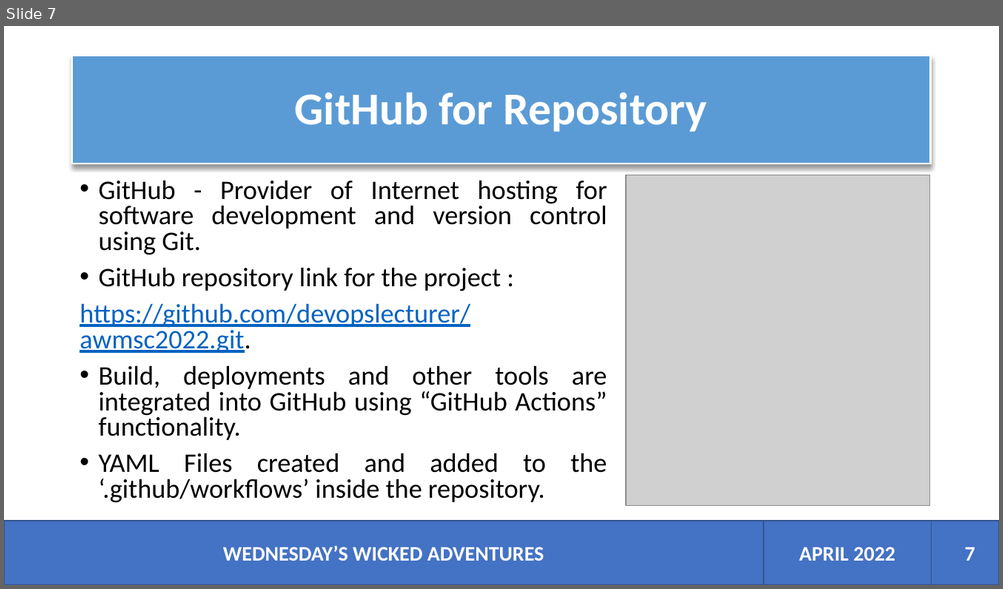
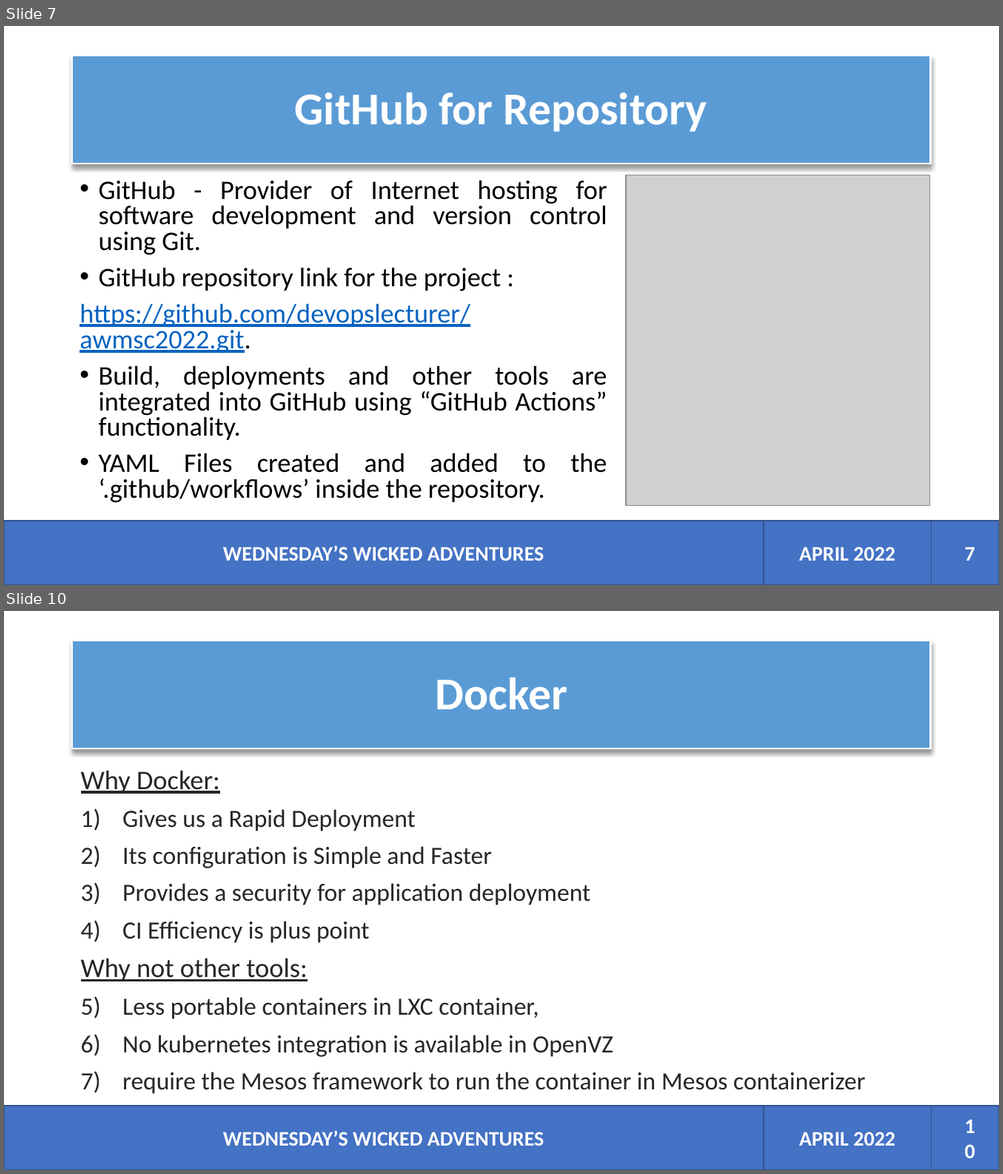
Before and after one commit to devopslecturer/awmsc2022, a slide deck: Wicked Adventures.pptx. Shown one above the other, each under a label of ours: slide 7 before the commit, slides 7 and 10 after it; the slides between them are not shown. The pictures are 1003x589 and 1003x1174 pixels, drawn with LibreOffice and Linux fonts; fonts in the diff are those of the drawing; grey boxes stand for pictures. Boxes give left, top, right and bottom in pixels: in the first picture for what was removed or moved away, otherwise in the second. Text is boxed around its words. In the diff, an @@ line names an element or a change of style, - is before the commit and + after.

```diff
--- a/Wicked Adventures.pptx
+++ b/Wicked Adventures.pptx
@@ slide 10 added at (x1=4, y1=611, x2=999, y2=1170), background #FFFFFF @@
@@ title added at (x1=73, y1=641, x2=930, y2=749), fill #5B9BD5, outline #FFFFFF 1.5 pt, 44 pt, text #FFFFFF, bold @@
+Docker
@@ text added at (x1=81, y1=770, x2=865, y2=1094), 24 pt, text #262626 @@
+Why Docker:
+1) Gives us a Rapid Deployment
+2) Its configuration is Simple and Faster
+3) Provides a security for application deployment
+4) CI Efficiency is plus point
+Why not other tools:
+1) Less portable containers in LXC container,
+2) No kubernetes integration is available in OpenVZ
+3) require the Mesos framework to run the container in Mesos containerizer
@@ rectangle added at (x1=4, y1=1106, x2=763, y2=1170), fill #4472C4, outline #325491 1 pt, 20 pt, text #FFFFFF, bold @@
+WEDNESDAY’S WICKED ADVENTURES
@@ rectangle added at (x1=763, y1=1106, x2=931, y2=1170), fill #4472C4, outline #325491 1 pt, 20 pt, text #FFFFFF, bold @@
+APRIL 2022
@@ rectangle added at (x1=931, y1=1106, x2=999, y2=1170), fill #4472C4, outline #325491 1 pt @@
@@ page number added at (x1=948, y1=1124, x2=983, y2=1153), 20 pt, text #FFFFFF, bold @@
+10
```
Also in this commit, not shown: 1 slide changed, 3 other slides added, 8 other files.
